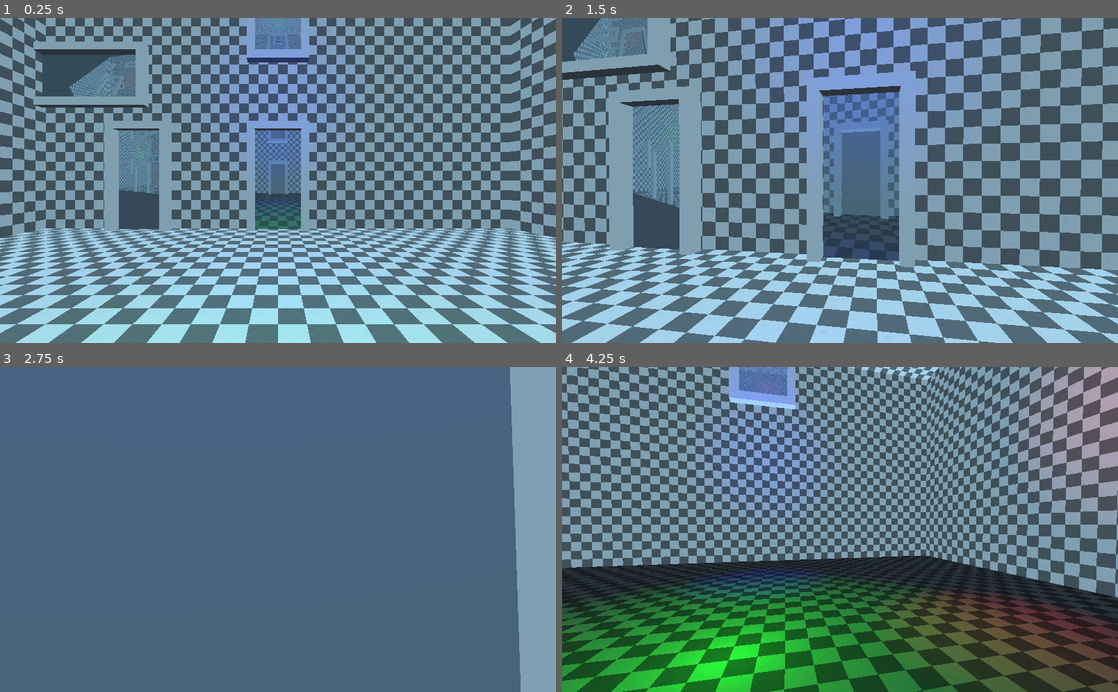
Above: before the commit, frames 1-4 (two rows, left to right).
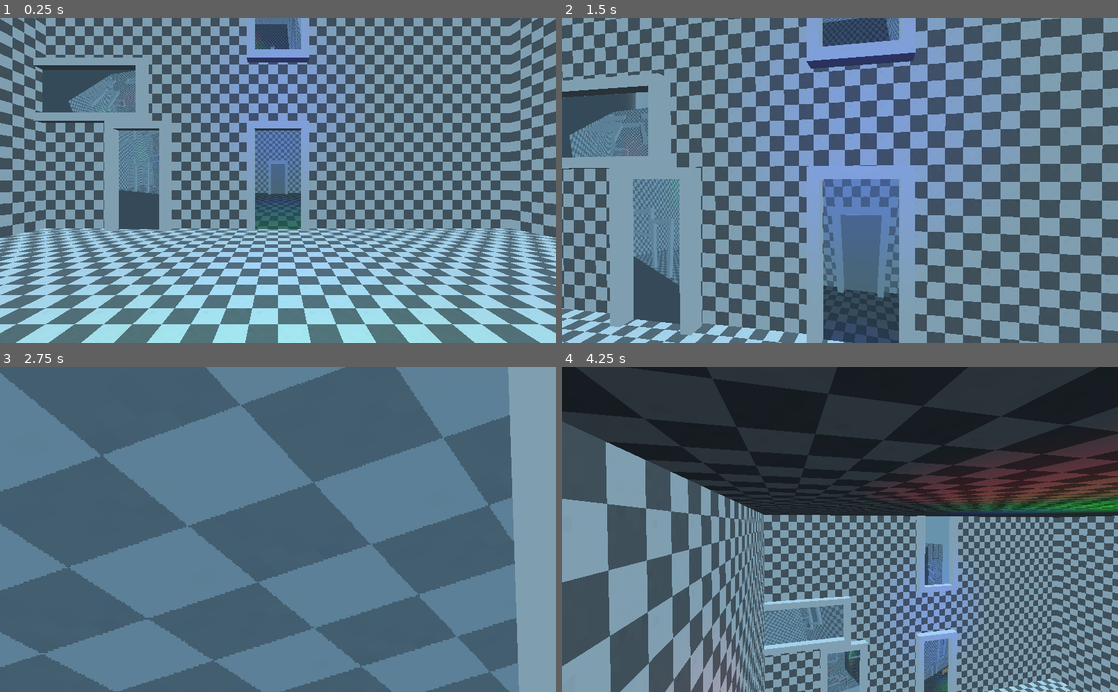
Above: after the commit, the same moments.

Repository: Krazy-J/door-in-the-wall
Game: Godot game, scene res://Main.tscn
The game is run twice, just before and just after one commit, with the same random seed, the same clock (stepped at 60 frames per second) and the same inputs.
Inputs (mouse positions are in pixels of both pictures, inside the frame that each line leads up to):
- Up to frame 1 (0.25 s): no input
- Up to frame 2 (1.5 s): tap Enter at 0.5 s; move the mouse to (867, 180) at 0.52 s; hold Space (jump) 0.53-1.28 s; hold W (move_forward) from 0.53 s (still down); move the mouse to (812, 180) at 1.27 s; click (812, 180) at 1.35 s
- Up to frame 3 (2.75 s): keep holding W (move_forward); tap Space (jump) at 1.52, 1.55, 1.82 s; move the mouse to (289, 523) at 2.02 s; hold Space (jump) from 2.03 s (still down)
- Up to frame 4 (4.25 s): keep holding W (move_forward); move the mouse to (834, 536) at 2.77 s; release Space (jump) at 2.78 s; click (834, 536) at 2.85 s; tap Space (jump) at 3.02, 3.05, 3.32 s; move the mouse to (878, 532) at 3.52 s; hold Space (jump) from 3.53 s (still down)

The runs differ from the first frame. In frame 1, 5.1% of the frame differs, in the area x 6-55%, y 0-55%; in frame 2, 80%; in frame 3, 44%; in frame 4, 89%, in the area x 0-100%, y 0-100%.

Commit message:
Room edits
Improved door teleportation a bit and added some doors to the room.

Diff:
--- a/objects/DoorEnter.gd
+++ b/objects/DoorEnter.gd
@@ -6,7 +6,8 @@
 	if body.name == "Player":
 		var exitDoor = get_parent().get_child(exitDoorID)
 		body.translation -= translation
-		body.transform = body.transform.rotated(Vector3(0, 0, 1), (exitDoor.rotation_degrees.x - rotation_degrees.x) / 180 * PI)
-		body.transform = body.transform.rotated(Vector3(0, 1, 0), (180 + exitDoor.rotation_degrees.y - rotation_degrees.y) / 180 * PI)
-		body.transform = body.transform.rotated(Vector3(1, 0, 0), (exitDoor.rotation_degrees.z - rotation_degrees.z) / 180 * PI)
+		body.transform = body.transform.rotated(transform.basis.x, (exitDoor.rotation_degrees.x - rotation_degrees.x) / 180 * PI)
+		body.transform = body.transform.rotated(transform.basis.y, (exitDoor.rotation_degrees.y - rotation_degrees.y) / 180 * PI)
+		body.transform = body.transform.rotated(transform.basis.z, (exitDoor.rotation_degrees.z - rotation_degrees.z) / 180 * PI)
+		body.transform = body.transform.rotated(exitDoor.transform.basis.y, PI)
 		body.translation += exitDoor.translation
--- a/objects/Room.tscn
+++ b/objects/Room.tscn
@@ -11,6 +11,9 @@
 
 [sub_resource type="BoxShape" id=2]
 extents = Vector3( 8, 1, 8 )
+
+[sub_resource type="BoxShape" id=3]
+extents = Vector3( 1, 9, 8 )
 
 [node name="Room" type="MeshInstance"]
 transform = Transform( 1, 0, 0, 0, 1, 0, 0, 0, 1, 0, 9, 0 )
@@ -27,3 +30,11 @@
 [node name="Ceiling" type="CollisionShape" parent="Surfaces"]
 transform = Transform( 2, 0, 0, 0, 1, 0, 0, 0, 2, 0, 10, 0 )
 shape = SubResource( 2 )
+
+[node name="Wall+X" type="CollisionShape" parent="Surfaces"]
+transform = Transform( 2, 0, 0, 0, 1, 0, 0, 0, 2, 17.5, 0, 0 )
+shape = SubResource( 3 )
+
+[node name="Wall-X" type="CollisionShape" parent="Surfaces"]
+transform = Transform( 2, 0, 0, 0, 1, 0, 0, 0, 2, -17.5, 0, 0 )
+shape = SubResource( 3 )
--- a/player/Player.gd
+++ b/player/Player.gd
@@ -1,7 +1,8 @@
 extends RigidBody
 
-
 export var speed = 400;
+export var jump_power = 50000;
+var jump = 0
 export var mouse_sensitivity = 0.003; # radians/pixel
 export var gravity = 10000;
 
@@ -27,9 +28,8 @@
 		input_dir -= camera_g_basis.x
 	if Input.is_action_pressed("move_right"):
 		input_dir += camera_g_basis.x
-	if Input.is_action_pressed("jump"):
-		input_dir += camera_g_basis.y
-	input_dir = Vector3(input_dir.x, 0, input_dir.z).normalized()
+	input_dir = (input_dir - input_dir * transform.basis.y).normalized()
+
 	return input_dir
 
 func _unhandled_input(event):
@@ -42,3 +42,8 @@
 func _physics_process(delta):
 	linear_velocity = get_input() * delta * speed
 	add_central_force(-transform.basis.y * delta * gravity)
+	if Input.is_action_just_pressed("jump"):
+		jump += jump_power
+	if jump > 0:
+		add_central_force(transform.basis.y * delta * jump)
+		jump -= 1000
--- a/rooms/TestRoom.tscn
+++ b/rooms/TestRoom.tscn
@@ -9,7 +9,6 @@
 [node name="Room" parent="." instance=ExtResource( 1 )]
 
 [node name="Doors" type="Spatial" parent="."]
-editor/display_folded = true
 
 [node name="0" parent="Doors" instance=ExtResource( 2 )]
 transform = Transform( 1, 0, 0, 0, 1, 0, 0, 0, 1, 10, 0, 0 )
@@ -25,7 +24,7 @@
 exitDoorID = 3
 
 [node name="3" parent="Doors" instance=ExtResource( 2 )]
-transform = Transform( -4.37114e-08, -8.74228e-08, -1, 0, -1, 8.74228e-08, -1, 3.82137e-15, 4.37114e-08, 0, 18, -15 )
+transform = Transform( 4.37114e-08, -3.82137e-15, 1, -8.74228e-08, -1, 0, 1, -8.74228e-08, -4.37114e-08, 0, 18, 15 )
 exitDoorID = 2
 
 [node name="4" parent="Doors" instance=ExtResource( 2 )]
@@ -34,8 +33,17 @@
 exitDoorID = 5
 
 [node name="5" parent="Doors" instance=ExtResource( 2 )]
-transform = Transform( 1.91069e-15, 1, -4.37114e-08, -4.37114e-08, -4.37114e-08, -1, -1, 3.82137e-15, 4.37114e-08, -15.5, 10, -15 )
+transform = Transform( 1.91069e-15, 1, -4.37114e-08, -4.37114e-08, -4.37114e-08, -1, -1, 3.82137e-15, 4.37114e-08, -15.5, 9, -15 )
 exitDoorID = 4
+
+[node name="6" parent="Doors" instance=ExtResource( 2 )]
+transform = Transform( 1.31134e-07, 1, -4.37114e-08, -1, 1.31134e-07, -2.98023e-08, -2.98023e-08, 4.37114e-08, 1, -15.5, 1, 11 )
+exitDoorID = 7
+
+[node name="7" parent="Doors" instance=ExtResource( 2 )]
+editor/display_folded = true
+transform = Transform( 2.95319e-15, 5.56363e-08, -1, -4.37114e-08, -1, -5.56363e-08, -1, 4.37114e-08, -5.21253e-16, 0, 18, -15 )
+exitDoorID = 6
 
 [node name="OmniLight-Y" type="OmniLight" parent="."]
 transform = Transform( 1, 0, 0, 0, 1, 0, 0, 0, 1, 0, 1, 0 )
Not shown: 1 places in objects/Room.tscn that only renumber resources
